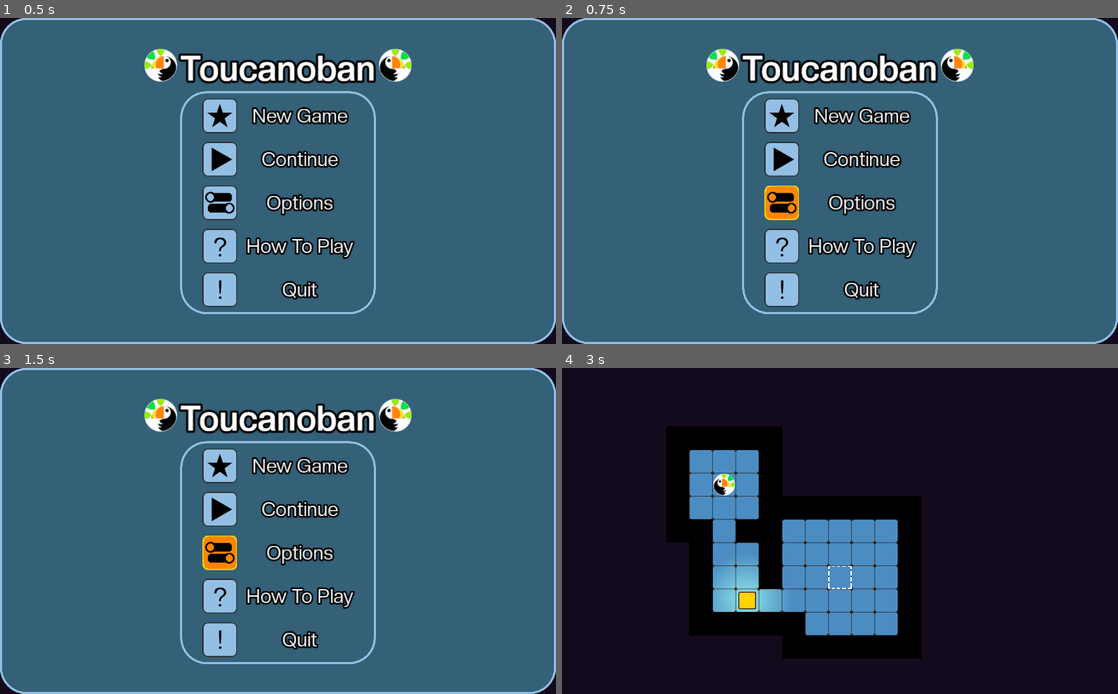
Above: before the commit, frames 1-4 (two rows, left to right).
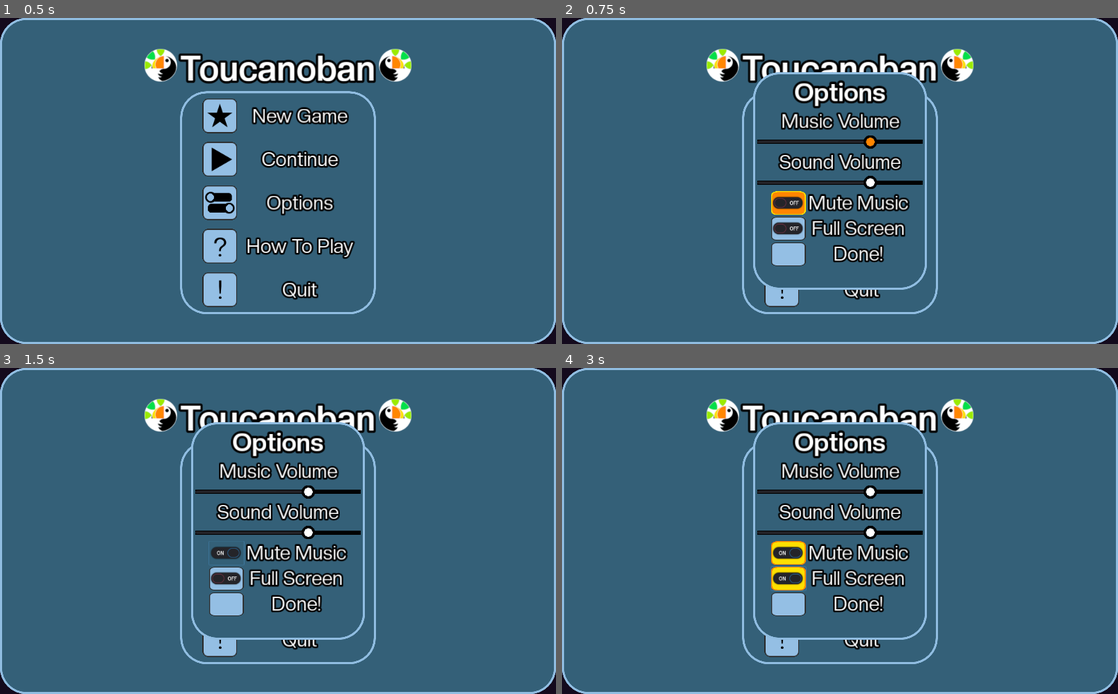
Above: after the commit, the same moments.

Repository: YannBurrett/Toucanoban_Repo
Game: Godot game, scene res://UI/MainScreen.tscn
The game is run twice, just before and just after one commit, with the same random seed, the same clock (stepped at 60 frames per second) and the same inputs.
Inputs (mouse positions are in pixels of both pictures, inside the frame that each line leads up to):
- Up to frame 1 (0.5 s): no input
- Up to frame 2 (0.75 s): click (784, 203) at 0.5 s
- Up to frame 3 (1.5 s): click (227, 553) at 1.27 s
- Up to frame 4 (3 s): click (789, 579) at 2.02 s; click (784, 465) at 2.75 s

Frame 1 is identical in both runs. In frame 2, 11% of the frame differs, in the area x 34-66%, y 16-84%; in frame 3, 11%; in frame 4, 98%, in the area x 0-100%, y 0-100%.

Commit message:
Making The Options Menu

Diff:
--- a/UI/MainScreen.gd
+++ b/UI/MainScreen.gd
@@ -1,5 +1,4 @@
 extends Control
-
 
 
 func _on_ButtonNewGame_pressed():
@@ -12,7 +11,7 @@
 
 
 func _on_ButtonOptions_pressed():
-	pass # Replace with function body.
+	$Options.popup_centered()
 
 
 func _on_ButtonHowToPlay_pressed():
--- a/UI/MainScreen.tscn
+++ b/UI/MainScreen.tscn
@@ -10,6 +10,7 @@
 [ext_resource path="res://UI/UI_Textures/HowTo.png" type="Texture" id=8]
 [ext_resource path="res://UI/MainScreen.gd" type="Script" id=9]
 [ext_resource path="res://UI/HowToPlay.tscn" type="PackedScene" id=10]
+[ext_resource path="res://UI/Options.tscn" type="PackedScene" id=11]
 
 [sub_resource type="DynamicFont" id=1]
 size = 64
@@ -172,6 +173,8 @@
 
 [node name="HowToPlay" parent="." instance=ExtResource( 10 )]
 
+[node name="Options" parent="." instance=ExtResource( 11 )]
+
 [connection signal="pressed" from="VBoxContainer/CenterContainer/PanelContainer/CenterContainer/GridContainer/ButtonNewGame" to="." method="_on_ButtonNewGame_pressed"]
 [connection signal="pressed" from="VBoxContainer/CenterContainer/PanelContainer/CenterContainer/GridContainer/ButtonContinue" to="." method="_on_ButtonContinue_pressed"]
 [connection signal="pressed" from="VBoxContainer/CenterContainer/PanelContainer/CenterContainer/GridContainer/ButtonOptions" to="." method="_on_ButtonOptions_pressed"]
--- /dev/null
+++ b/UI/Options.gd
@@ -0,0 +1,22 @@
+extends Popup
+
+
+
+func _on_SliderMusic_value_changed(value):
+	pass # Replace with function body.
+
+
+func _on_SliderSFX_value_changed(value):
+	pass # Replace with function body.
+
+
+func _on_ButtonMute_toggled(button_pressed):
+	pass # Replace with function body.
+
+
+func _on_ButtonFullScreen_toggled(button_pressed):
+	pass # Replace with function body.
+
+
+func _on_ButtonDone_pressed():
+	hide()
--- /dev/null
+++ b/UI/Options.tscn
@@ -0,0 +1,133 @@
+[gd_scene load_steps=5 format=2]
+
+[ext_resource path="res://UI/Toucanoban.theme" type="Theme" id=1]
+[ext_resource path="res://Font/CreatoDisplay-Bold.otf" type="DynamicFontData" id=2]
+[ext_resource path="res://UI/Options.gd" type="Script" id=3]
+
+[sub_resource type="DynamicFont" id=1]
+size = 48
+outline_size = 4
+outline_color = Color( 0, 0, 0, 1 )
+use_mipmaps = true
+use_filter = true
+font_data = ExtResource( 2 )
+
+[node name="Options" type="Popup"]
+visible = true
+margin_right = 40.0
+margin_bottom = 40.0
+rect_min_size = Vector2( 320, 400 )
+theme = ExtResource( 1 )
+script = ExtResource( 3 )
+__meta__ = {
+"_edit_use_anchors_": false
+}
+
+[node name="Panel" type="Panel" parent="."]
+anchor_right = 1.0
+anchor_bottom = 1.0
+__meta__ = {
+"_edit_use_anchors_": false
+}
+
+[node name="VBoxContainer" type="VBoxContainer" parent="Panel"]
+anchor_right = 1.0
+anchor_bottom = 1.0
+margin_left = 8.0
+margin_top = 8.0
+margin_right = -8.0
+margin_bottom = -8.0
+__meta__ = {
+"_edit_use_anchors_": false
+}
+
+[node name="Label" type="Label" parent="Panel/VBoxContainer"]
+margin_right = 304.0
+margin_bottom = 58.0
+custom_fonts/font = SubResource( 1 )
+text = "Options"
+align = 1
+
+[node name="Label2" type="Label" parent="Panel/VBoxContainer"]
+margin_top = 62.0
+margin_right = 304.0
+margin_bottom = 106.0
+text = "Music Volume"
+align = 1
+
+[node name="SliderMusic" type="HSlider" parent="Panel/VBoxContainer"]
+margin_top = 110.0
+margin_right = 304.0
+margin_bottom = 134.0
+min_value = -10.0
+max_value = 0.0
+value = -3.0
+
+[node name="Label3" type="Label" parent="Panel/VBoxContainer"]
+margin_top = 138.0
+margin_right = 304.0
+margin_bottom = 182.0
+text = "Sound Volume"
+align = 1
+
+[node name="SliderSFX" type="HSlider" parent="Panel/VBoxContainer"]
+margin_top = 186.0
+margin_right = 304.0
+margin_bottom = 210.0
+min_value = -10.0
+max_value = 0.0
+value = -3.0
+
+[node name="CenterContainer" type="CenterContainer" parent="Panel/VBoxContainer"]
+margin_top = 214.0
+margin_right = 304.0
+margin_bottom = 354.0
+
+[node name="GridContainer" type="GridContainer" parent="Panel/VBoxContainer/CenterContainer"]
+margin_left = 25.0
+margin_right = 279.0
+margin_bottom = 140.0
+columns = 2
+
+[node name="ButtonMute" type="CheckButton" parent="Panel/VBoxContainer/CenterContainer/GridContainer"]
+margin_right = 64.0
+margin_bottom = 44.0
+
+[node name="Label" type="Label" parent="Panel/VBoxContainer/CenterContainer/GridContainer"]
+margin_left = 68.0
+margin_right = 254.0
+margin_bottom = 44.0
+text = "Mute Music"
+align = 1
+
+[node name="ButtonFullScreen" type="CheckButton" parent="Panel/VBoxContainer/CenterContainer/GridContainer"]
+margin_top = 48.0
+margin_right = 64.0
+margin_bottom = 92.0
+
+[node name="Label2" type="Label" parent="Panel/VBoxContainer/CenterContainer/GridContainer"]
+margin_left = 68.0
+margin_top = 48.0
+margin_right = 254.0
+margin_bottom = 92.0
+text = "Full Screen"
+align = 1
+
+[node name="ButtonDone" type="Button" parent="Panel/VBoxContainer/CenterContainer/GridContainer"]
+margin_top = 96.0
+margin_right = 64.0
+margin_bottom = 140.0
+
+[node name="Label3" type="Label" parent="Panel/VBoxContainer/CenterContainer/GridContainer"]
+margin_left = 68.0
+margin_top = 96.0
+margin_right = 254.0
+margin_bottom = 140.0
+text = "Done!"
+align = 1
+
+[connection signal="value_changed" from="Panel/VBoxContainer/SliderMusic" to="." method="_on_SliderMusic_value_changed"]
+[connection signal="value_changed" from="Panel/VBoxContainer/SliderSFX" to="." method="_on_SliderSFX_value_changed"]
+[connection signal="toggled" from="Panel/VBoxContainer/CenterContainer/GridContainer/ButtonMute" to="." method="_on_ButtonMute_toggled"]
+[connection signal="toggled" from="Panel/VBoxContainer/CenterContainer/GridContainer/ButtonFullScreen" to="." method="_on_ButtonFullScreen_toggled"]
+[connection signal="pressed" from="Panel/VBoxContainer/CenterContainer/GridContainer/ButtonDone" to="." method="_on_ButtonDone_pressed"]
Not shown: 1 places in UI/MainScreen.tscn that only renumber resources
Binary file changed: UI/Toucanoban.theme
